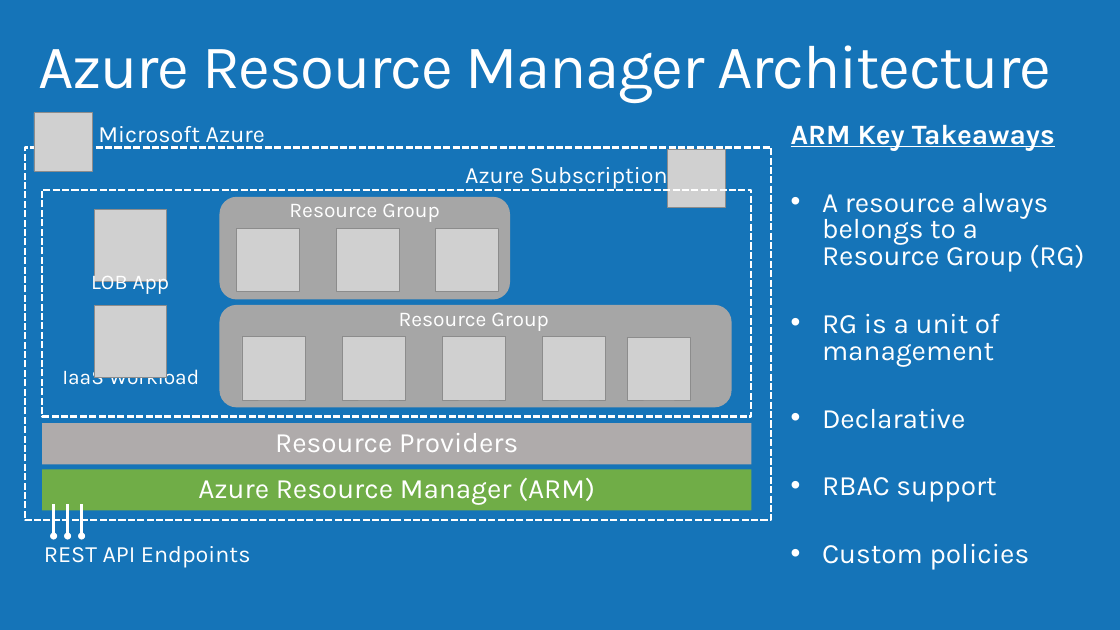
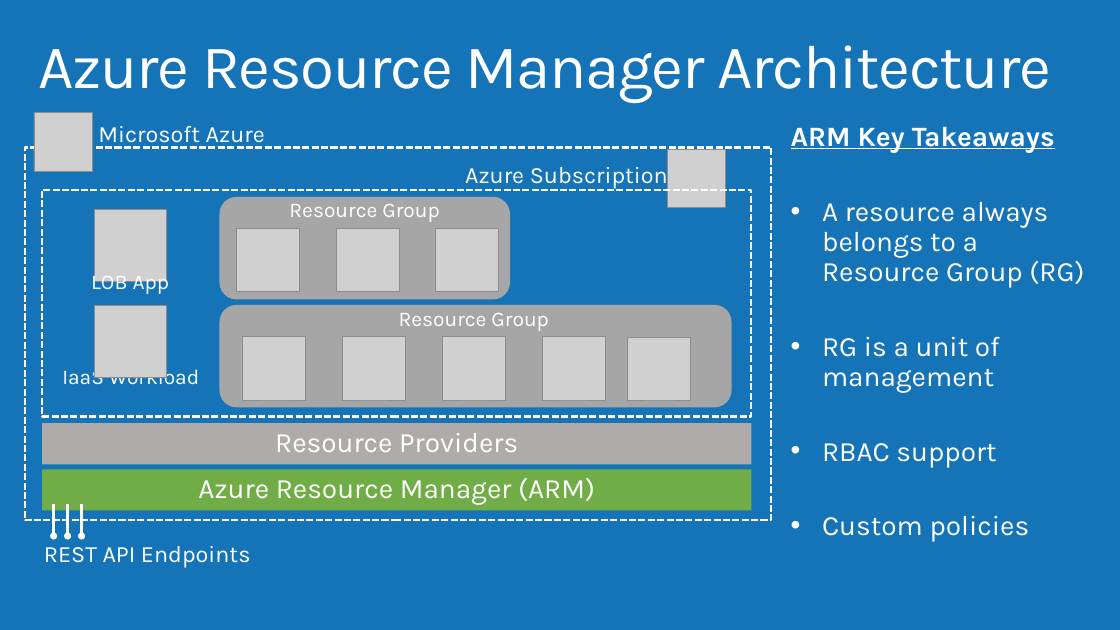
Before and after one commit to AzureCAT-GSI/SAP-on-Azure, a slide deck: slide 4 of Presentations/Infrastructure as Code.pptx. Drawn at 1120x630 pixels with LibreOffice and Linux fonts; fonts in the diff are those of the drawing; grey boxes stand for pictures; background and template pictures are left out. Boxes give left, top, right and bottom in pixels: in the first picture for what was removed or moved away, otherwise in the second. Text is boxed around its words. In the diff, an @@ line names an element or a change of style, - is before the commit and + after.

```diff
--- a/Presentations/Infrastructure as Code.pptx
+++ b/Presentations/Infrastructure as Code.pptx
@@ text "ARM Key Takeaways" at [791,126,1084,542]: line spacing 0.8 to 0.9 @@
@@ text at [822,408,965,429]: paragraph removed @@
-• Declarative
```
Also in this commit, not shown: 2 other slides changed, 2 other files.
